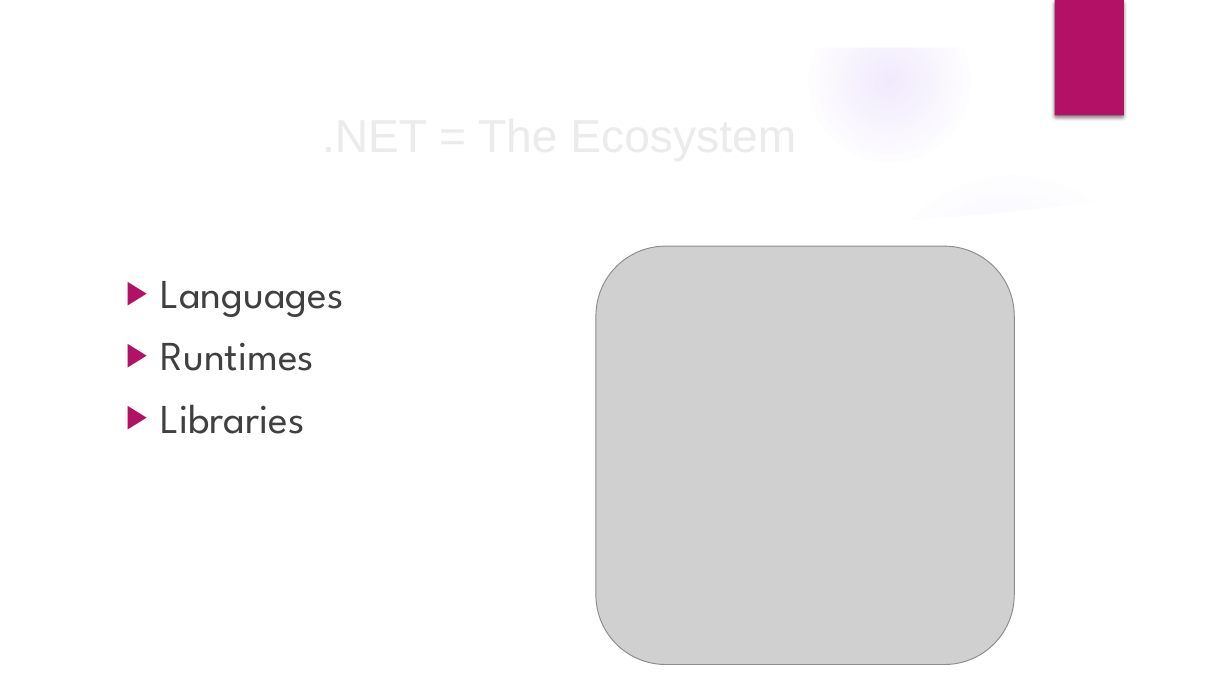
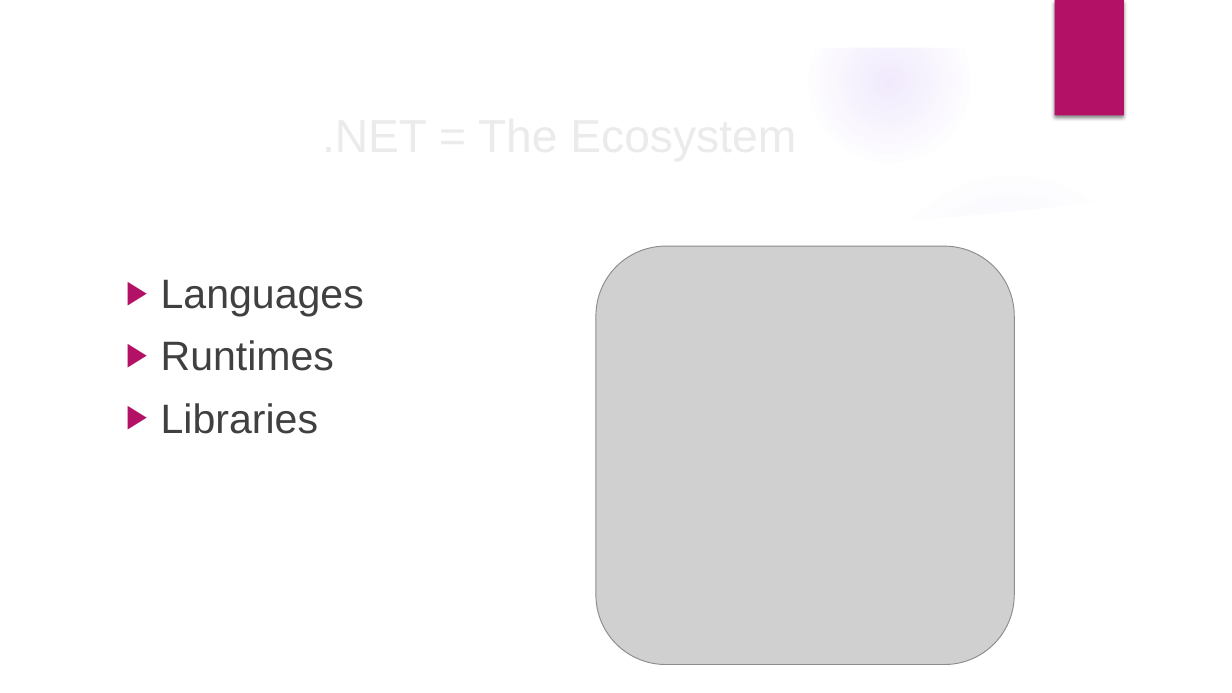
Before and after one commit to velizar92/CSharp-Programming-Presentations, a slide deck: slide 5 of C# Basics.pptx (slide 6 before the commit). Drawn at 1232x693 pixels with LibreOffice and Linux fonts; fonts in the diff are those of the drawing; grey boxes stand for pictures; background and template pictures are left out. Boxes give left, top, right and bottom in pixels: in the first picture for what was removed or moved away, otherwise in the second. Text is boxed around its words. In the diff, an @@ line names an element or a change of style, - is before the commit and + after.

```diff
--- a/C# Basics.pptx
+++ b/C# Basics.pptx
@@ text "Languages" at [161,279,364,434]: font League Spartan to Arial @@
```
Also in this commit, not shown: 5 other slides changed, 6 slides added, 1 slide removed.
